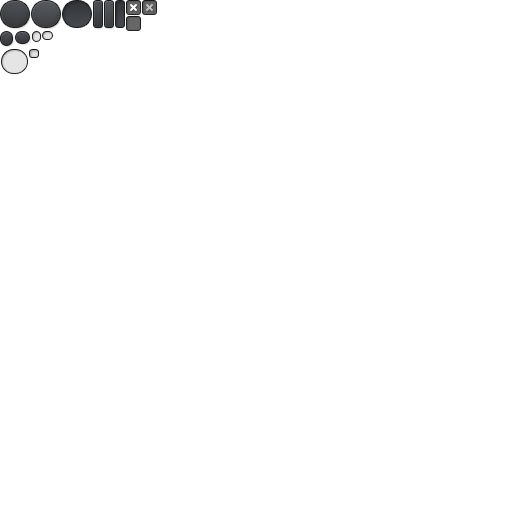
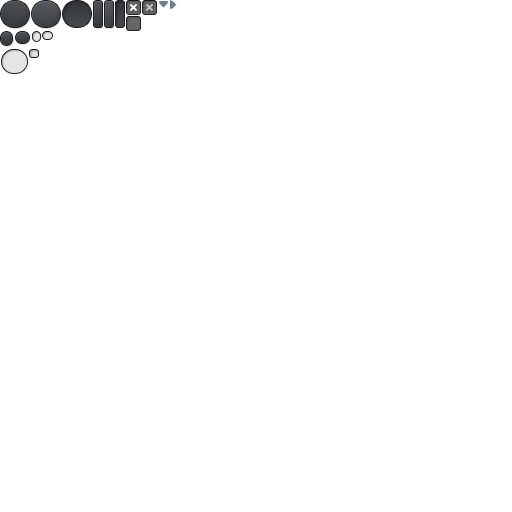
Two versions of the same layered image (w=512, h=512). Layer-by-layer changes:
added group "Disclosue Triangle Closed" with 2 layers above "Disclosue Triangle Open" over (170, 0, 177, 9)
added layer "Outline" (1st of 2, in "Disclosue Triangle Closed") (50%) in group "Disclosue Triangle Closed" over (171, 0, 177, 9)
added layer "Blob" (1st of 2, in "Disclosue Triangle Closed") in group "Disclosue Triangle Closed" over (170, 0, 176, 9)
added group "Disclosue Triangle Open" with 2 layers above "Layer 1" over (159, 1, 168, 8)
added layer "Outline" (2nd of 2, in "Disclosue Triangle Open") (50%) in group "Disclosue Triangle Open" over (159, 2, 168, 8)
added layer "Blob" (2nd of 2, in "Disclosue Triangle Open") in group "Disclosue Triangle Open" over (159, 1, 168, 7)
